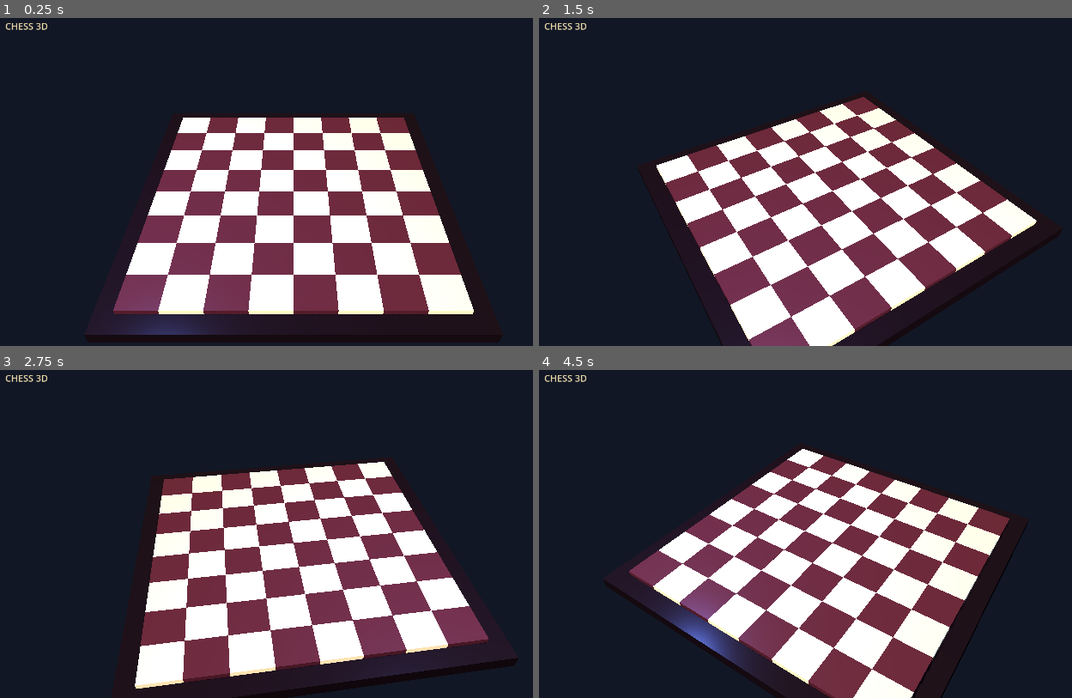
Above: before the commit, frames 1-4 (two rows, left to right).
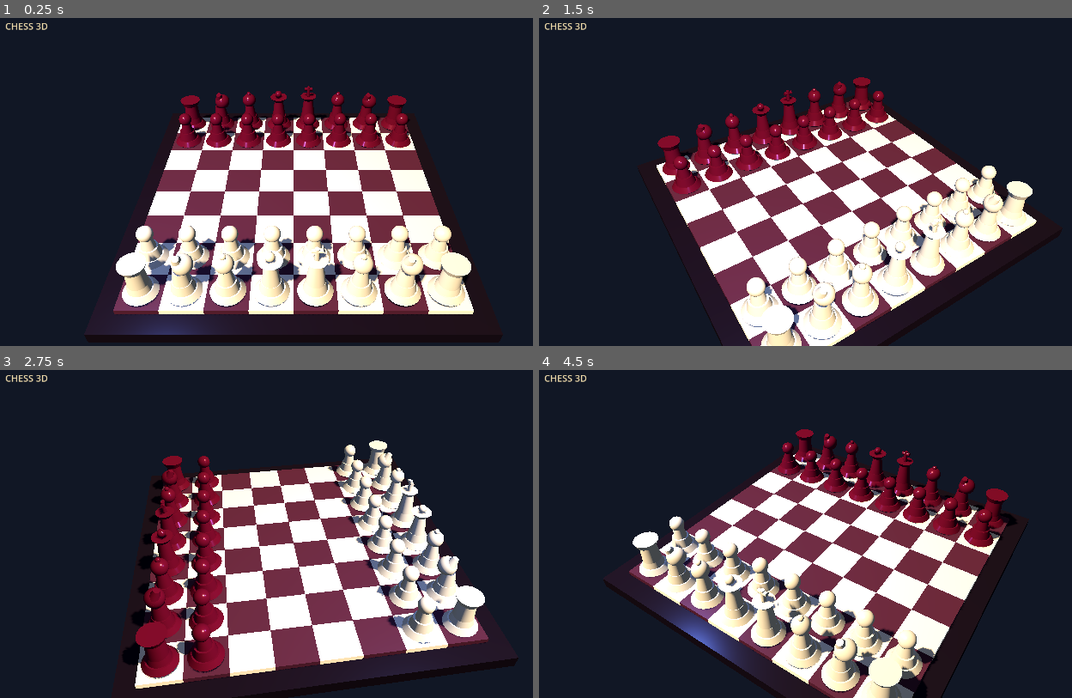
Above: after the commit, the same moments.

Repository: redxbox/chess-3d
Game: Godot game, scene res://src/main/main.tscn
The game is run twice, just before and just after one commit, with the same random seed, the same clock (stepped at 60 frames per second) and the same inputs.
Inputs (mouse positions are in pixels of both pictures, inside the frame that each line leads up to):
- Up to frame 1 (0.25 s): no input
- Up to frame 2 (1.5 s): tap Enter at 0.5 s; move the mouse to (965, 162) at 0.52 s; click (965, 162) at 0.67 s; tap Space at 1.25 s; drag from (714, 195) to (805, 244) at 1.27 s
- Up to frame 3 (2.75 s): tap Enter at 2 s; move the mouse to (351, 458) at 2.02 s; click (351, 458) at 2.17 s
- Up to frame 4 (4.5 s): tap Space at 2.75, 4.25 s; drag from (805, 596) to (656, 481) at 2.77 s; tap Enter at 3.5 s; move the mouse to (1013, 579) at 3.52 s; click (1013, 579) at 3.67 s; drag from (656, 481) to (741, 448) at 4.27 s

The runs differ from the first frame. In frame 1, 14% of the frame differs, in the area x 21-89%, y 20-89%; in frame 2, 12%; in frame 3, 14%; in frame 4, 15%, in the area x 17-90%, y 18-100%.

Commit message:
Force landscape mode and add complete 3D piece set
Co-authored-by: arena-agent <297053741+arena-agent@users.noreply.github.com>

Diff:
--- a/project.godot
+++ b/project.godot
@@ -15,7 +15,7 @@
 size/window_width_override=1280
 size/window_height_override=720
 stretch/mode="canvas_items"
-handheld/orientation=1
+handheld/orientation=0
 
 [rendering]
 textures/vram_compression/import_etc2_astc=true
--- a/src/main/main.gd
+++ b/src/main/main.gd
@@ -15,6 +15,7 @@
 func _ready() -> void:
 	_setup_environment()
 	_create_board()
+	_create_pieces()
 
 
 func _setup_environment() -> void:
@@ -55,6 +56,81 @@
 	board.add_child(base)
 
 
+func _create_pieces() -> void:
+	var ivory := _material(Color("ead9b5"), 0.2, 0.35)
+	var ruby := _material(Color("6f1832"), 0.18, 0.45)
+	var back_rank := ["rook", "knight", "bishop", "queen", "king", "bishop", "knight", "rook"]
+
+	for file in BOARD_SIZE:
+		_add_piece(back_rank[file], file, 0, ruby)
+		_add_piece("pawn", file, 1, ruby)
+		_add_piece("pawn", file, 6, ivory)
+		_add_piece(back_rank[file], file, 7, ivory)
+
+
+func _add_piece(kind: String, file: int, rank: int, material: Material) -> void:
+	var piece := Node3D.new()
+	piece.name = "%s_%d_%d" % [kind.capitalize(), file, rank]
+	piece.position = Vector3((file - 3.5) * SQUARE_SIZE, 0.12, (rank - 3.5) * SQUARE_SIZE)
+	board.add_child(piece)
+
+	_add_cylinder(piece, 0.32, 0.42, 0.14, 0.08, material)
+	_add_cylinder(piece, 0.23, 0.29, 0.26, 0.26, material)
+
+	match kind:
+		"pawn":
+			_add_cylinder(piece, 0.13, 0.20, 0.42, 0.50, material)
+			_add_sphere(piece, 0.20, 0.82, material)
+		"rook":
+			_add_cylinder(piece, 0.21, 0.25, 0.54, 0.53, material)
+			_add_cylinder(piece, 0.32, 0.25, 0.16, 0.88, material)
+		"knight":
+			_add_cylinder(piece, 0.16, 0.23, 0.48, 0.50, material)
+			_add_sphere(piece, 0.24, 0.88, material, Vector3(0.08, 0.0, -0.05))
+			_add_cylinder(piece, 0.08, 0.16, 0.32, 1.04, material, Vector3(22, 0, 0))
+		"bishop":
+			_add_cylinder(piece, 0.12, 0.22, 0.62, 0.54, material)
+			_add_sphere(piece, 0.22, 0.96, material)
+			_add_sphere(piece, 0.07, 1.19, material)
+		"queen":
+			_add_cylinder(piece, 0.14, 0.24, 0.72, 0.58, material)
+			_add_cylinder(piece, 0.28, 0.15, 0.16, 1.00, material)
+			_add_sphere(piece, 0.11, 1.19, material)
+		"king":
+			_add_cylinder(piece, 0.15, 0.25, 0.78, 0.60, material)
+			_add_cylinder(piece, 0.26, 0.16, 0.13, 1.05, material)
+			_add_cylinder(piece, 0.055, 0.055, 0.34, 1.28, material)
+			_add_cylinder(piece, 0.055, 0.055, 0.25, 1.38, material, Vector3(0, 0, 90))
+
+
+func _add_cylinder(parent: Node3D, top_radius: float, bottom_radius: float, height: float, y: float, material: Material, rotation := Vector3.ZERO) -> void:
+	var mesh_instance := MeshInstance3D.new()
+	var mesh := CylinderMesh.new()
+	mesh.top_radius = top_radius
+	mesh.bottom_radius = bottom_radius
+	mesh.height = height
+	mesh.radial_segments = 24
+	mesh.rings = 3
+	mesh.material = material
+	mesh_instance.mesh = mesh
+	mesh_instance.position.y = y
+	mesh_instance.rotation_degrees = rotation
+	parent.add_child(mesh_instance)
+
+
+func _add_sphere(parent: Node3D, radius: float, y: float, material: Material, offset := Vector3.ZERO) -> void:
+	var mesh_instance := MeshInstance3D.new()
+	var mesh := SphereMesh.new()
+	mesh.radius = radius
+	mesh.height = radius * 2.0
+	mesh.radial_segments = 24
+	mesh.rings = 12
+	mesh.material = material
+	mesh_instance.mesh = mesh
+	mesh_instance.position = Vector3(offset.x, y + offset.y, offset.z)
+	parent.add_child(mesh_instance)
+
+
 func _material(color: Color, roughness: float, metallic: float) -> StandardMaterial3D:
 	var material := StandardMaterial3D.new()
 	material.albedo_color = color
